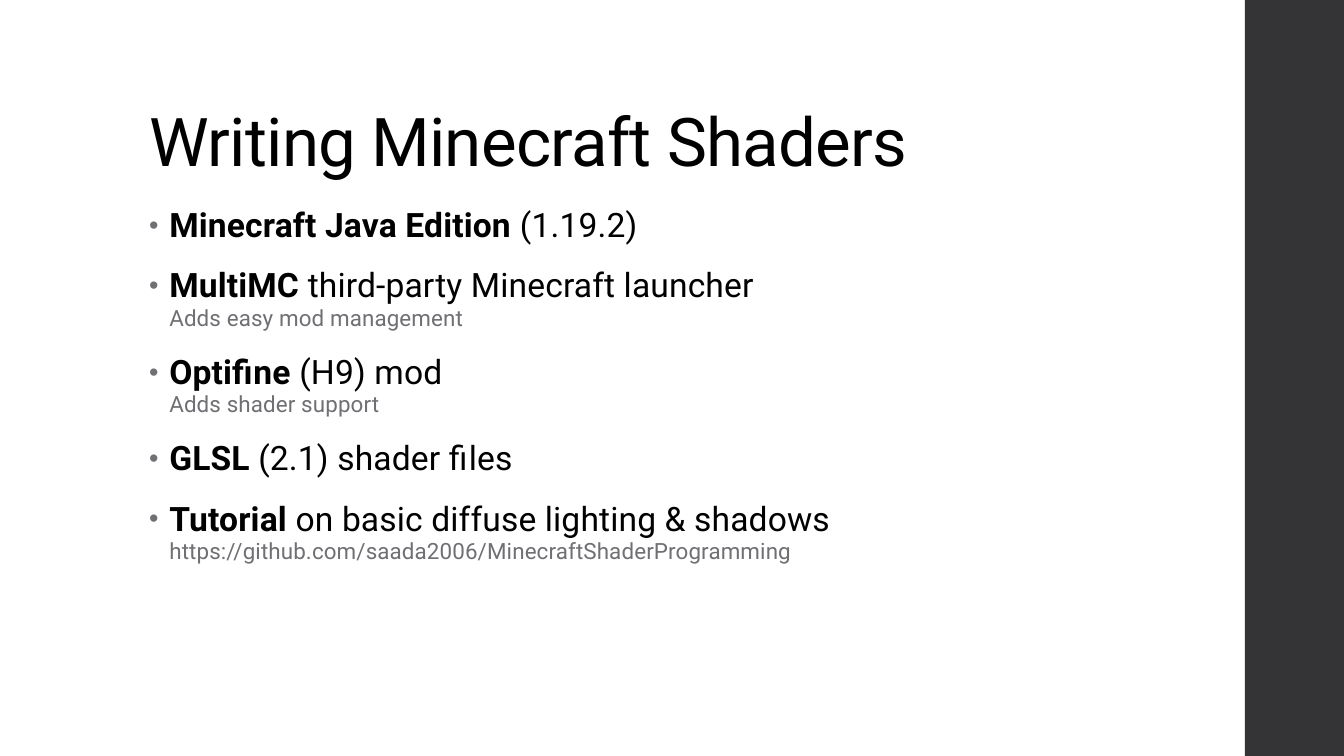
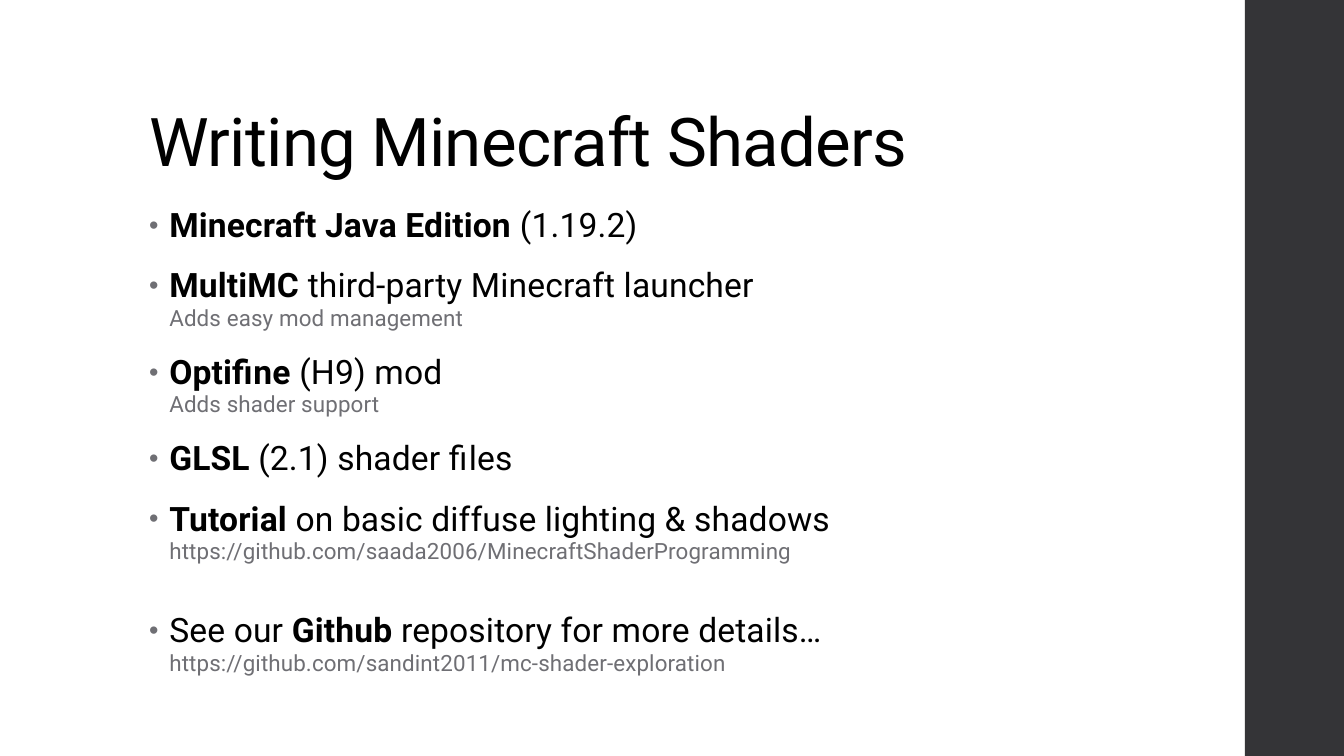
Before and after one commit to sandint2011/mc-shader-exploration, a slide deck: slide 2 of Final Presentation Tucker-Spencer.pptx. Drawn at 1344x756 pixels with LibreOffice and Linux fonts; fonts in the diff are those of the drawing. Boxes give left, top, right and bottom in pixels: in the first picture for what was removed or moved away, otherwise in the second. Text is boxed around its words. In the diff, an @@ line names an element or a change of style, - is before the commit and + after.

```diff
--- a/Final Presentation Tucker-Spencer.pptx
+++ b/Final Presentation Tucker-Spencer.pptx
@@ text at [169,616,821,676]: paragraph added @@
+• See our Github repository for more details…
+  https://github.com/sandint2011/mc-shader-exploration
```
Also in this commit, not shown: 1 slide added, 1 other file.
